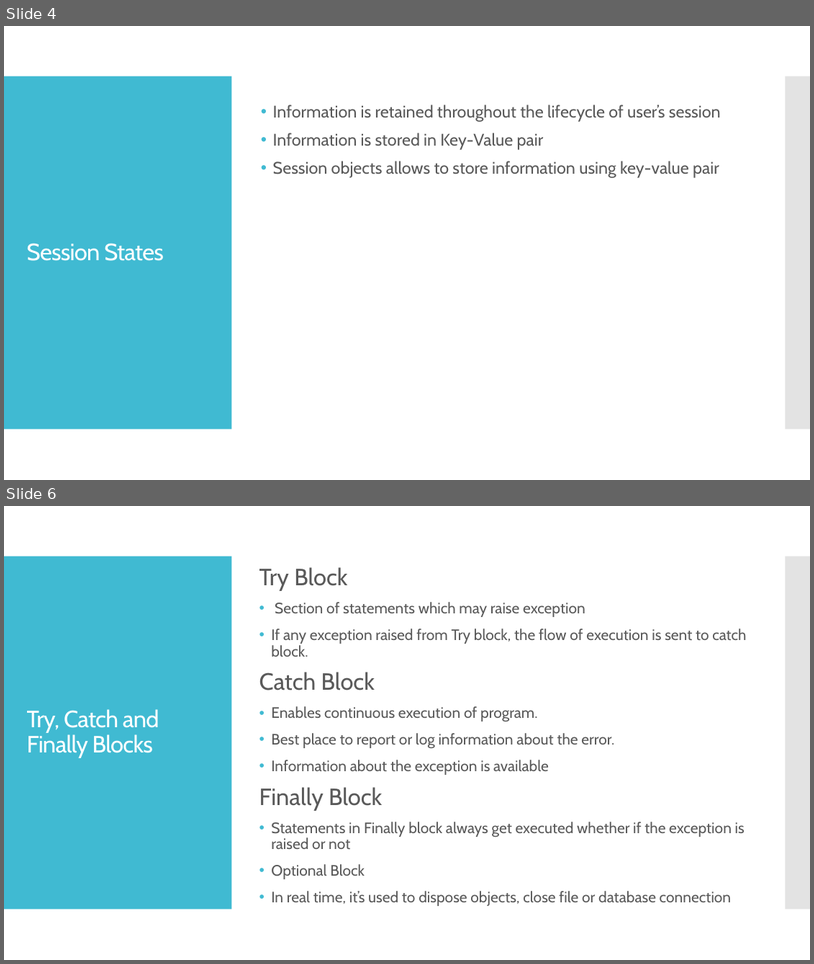
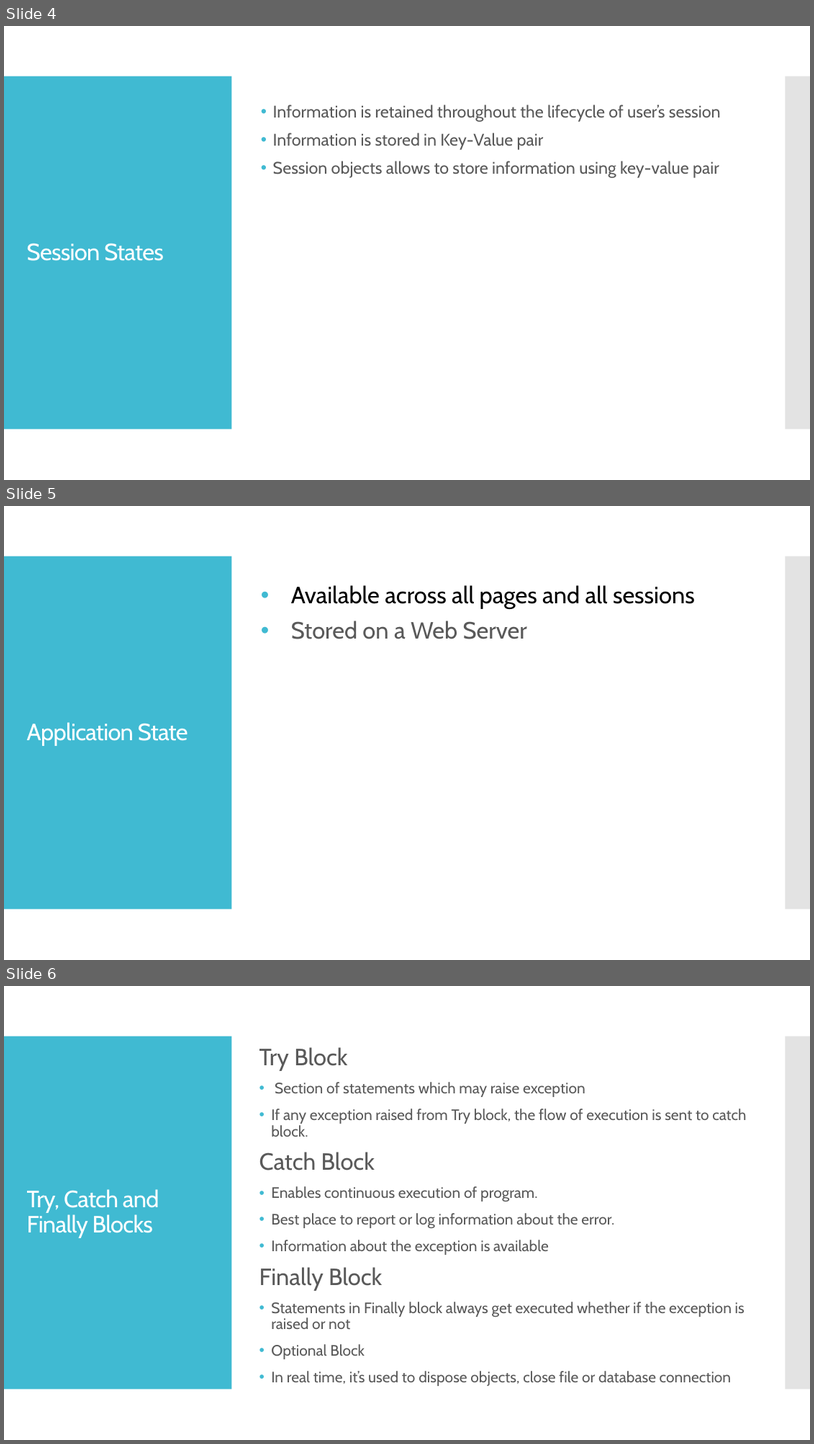
Before and after one commit to courseing/asp.net-webforms-training, a slide deck: PPTs/ASP.Net WebForms - States Management.pptx. Shown one above the other, each under a label of ours: slides 4 and 6 before the commit, slides 4, 5 and 6 after it; the slides between them are not shown. The pictures are 814x964 and 814x1444 pixels, drawn with LibreOffice and Linux fonts; fonts in the diff are those of the drawing. Boxes give left, top, right and bottom in pixels: in the first picture for what was removed or moved away, otherwise in the second. Text is boxed around its words. In the diff, an @@ line names an element or a change of style, - is before the commit and + after.

```diff
--- a/PPTs/ASP.Net WebForms - States Management.pptx
+++ b/PPTs/ASP.Net WebForms - States Management.pptx
@@ slide 5 added at (4, 506, 810, 960), background #FFFFFF; not listed: 2 template elements that a slide beside it also shows @@
@@ text added at (291, 585, 695, 639), 28 pt, text #000000 @@
+• Available across all pages and all sessions
+• Stored on a Web Server
@@ title added at (27, 722, 188, 746), 28 pt, text #FFFFFF @@
+Application State
```
Also in this commit, not shown: 1 slide removed, 23 other files.
